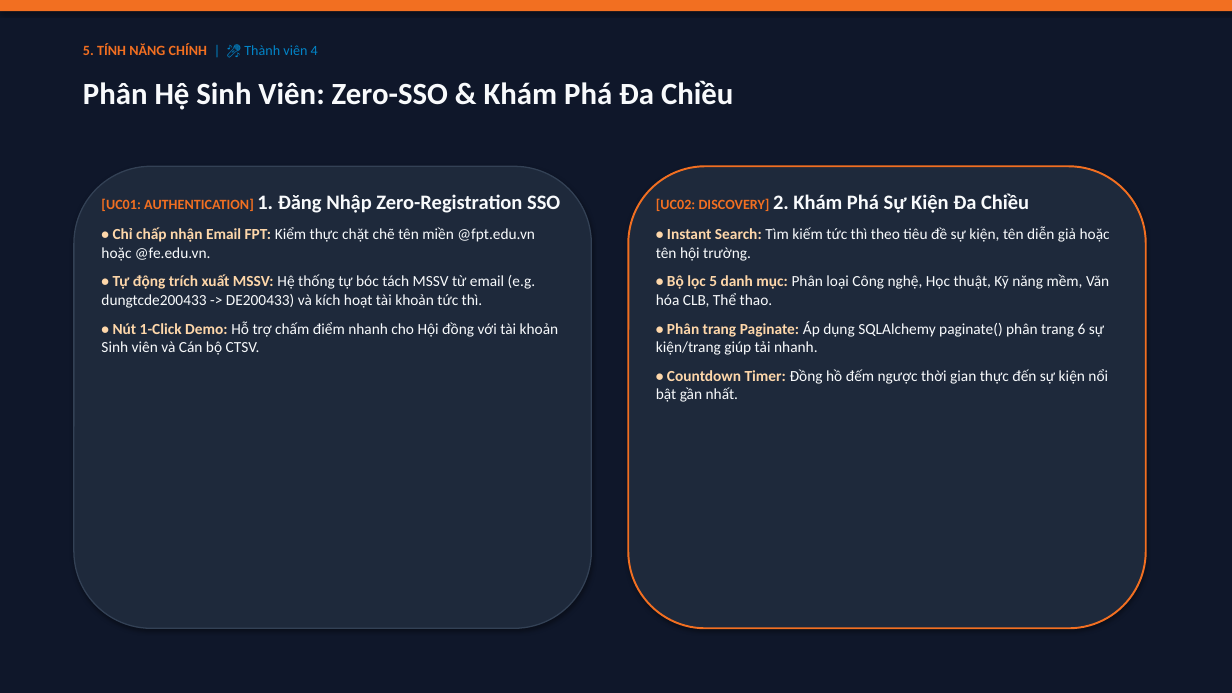
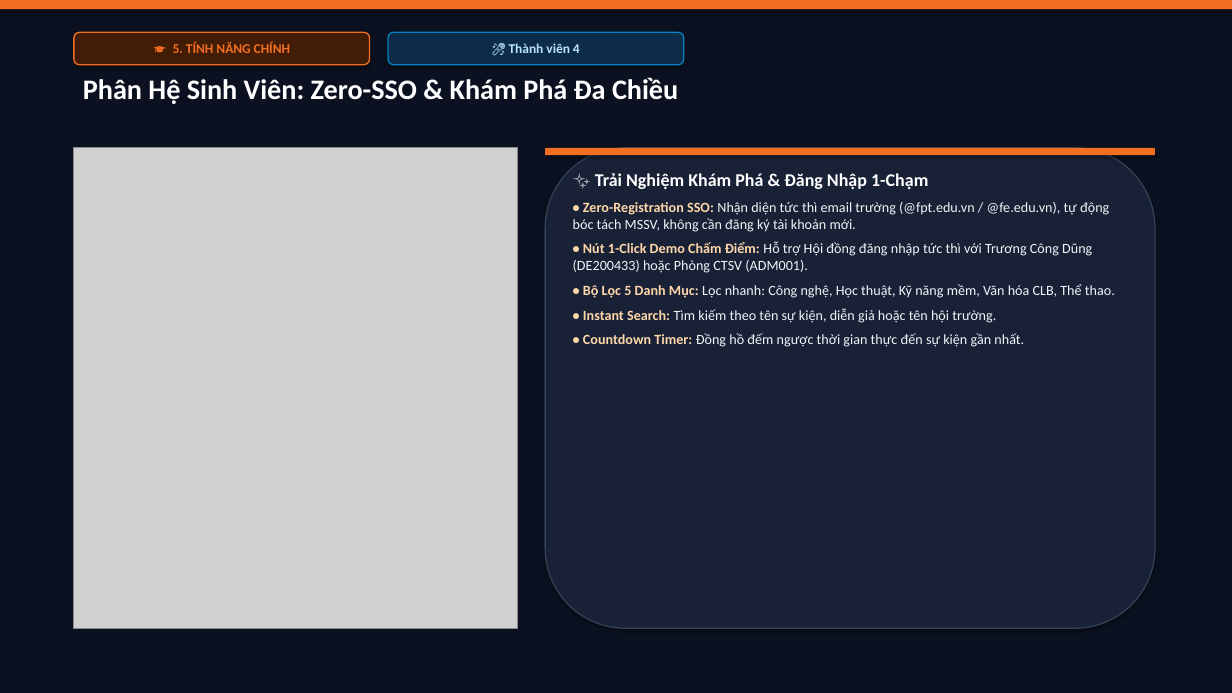
Before and after one commit to CongDung0506/FPTU-EventHub, a slide deck: slide 18 of SLIDE_THUYET_TRINH_FPTU_EVENTHUB.pptx. Drawn at 1232x693 pixels with LibreOffice and Linux fonts; fonts in the diff are those of the drawing; grey boxes stand for pictures. Boxes give left, top, right and bottom in pixels: in the first picture for what was removed or moved away, otherwise in the second. Text is boxed around its words. In the diff, an @@ line names an element or a change of style, - is before the commit and + after.

Commit message:
feat(slides): redesign presentation deck to Canva aesthetic with 26 high-impact slides, visual metric cards, embedded event photos, and battle boards

```diff
--- a/SLIDE_THUYET_TRINH_FPTU_EVENTHUB.pptx
+++ b/SLIDE_THUYET_TRINH_FPTU_EVENTHUB.pptx
@@ rectangle at box(0, 0, 1232, 693): fill #0F172A to #0B1120 @@
@@ rounded rectangle "🎓 5. TÍNH NĂNG CHÍNH": place and size @@
-rounded rectangle "🎓 5. TÍNH NĂNG CHÍNH" at box(83, 43, 318, 55)
+rounded rectangle "🎓 5. TÍNH NĂNG CHÍNH" at box(74, 32, 370, 65)
@@ rounded rectangle "🎓 5. TÍNH NĂNG CHÍNH" at box(74, 32, 370, 65): vertical alignment top to middle; fill none to #431C06; outline none to #F26F21 1 pt; shadow on @@
@@ text in rounded rectangle at box(173, 42, 290, 53): text changed; size 11 to 10.5 pt @@
-5. TÍNH NĂNG CHÍNH | 🎤 Thành viên 4
+🎓 5. TÍNH NĂNG CHÍNH
@@ rounded rectangle added at box(388, 32, 684, 65), fill #0C2C4A, outline #0284C7 1 pt, 10.5 pt, text #BAE6FD, bold @@
+🎤 Thành viên 4
@@ text "Phân Hệ Sinh Viên: Zero-SSO ..." at box(83, 77, 678, 104): size 24 to 22 pt, text colour #F8FAFC to #FFFFFF @@
@@ picture added at box(74, 148, 518, 628) @@
@@ rounded rectangle: place and size @@
-rounded rectangle at box(628, 166, 1146, 628)
+rounded rectangle at box(545, 148, 1155, 628)
@@ rounded rectangle at box(545, 148, 1155, 628): fill #1E293B to #182135; outline #F26F21 1.5 pt to #334155 1 pt @@
@@ rounded rectangle added at box(545, 148, 1155, 155), fill #F26F21 @@
@@ rounded rectangle removed at box(74, 166, 592, 628) @@
@@ text at box(573, 173, 1115, 347): text changed; size 12 to 11 pt; text colour #F8FAFC to #F1F5F9 @@
-[UC02: DISCOVERY] 2. Khám Phá Sự Kiện Đa Chiều
-• Instant Search: Tìm kiếm tức thì theo tiêu đề sự kiện, tên diễn giả hoặc tên hội trường.
-• Bộ lọc 5 danh mục: Phân loại Công nghệ, Học thuật, Kỹ năng mềm, Văn hóa CLB, Thể thao.
-• Phân trang Paginate: Áp dụng SQLAlchemy paginate() phân trang 6 sự kiện/trang giúp tải nhanh.
-• Countdown Timer: Đồng hồ đếm ngược thời gian thực đến sự kiện nổi bật gần nhất.
+✨ Trải Nghiệm Khám Phá & Đăng Nhập 1-Chạm
+• Zero-Registration SSO: Nhận diện tức thì email trường (@fpt.edu.vn / @fe.edu.vn), tự động bóc tách MSSV, không cần đăng ký tài khoản mới.
+• Nút 1-Click Demo Chấm Điểm: Hỗ trợ Hội đồng đăng nhập tức thì với Trương Công Dũng (DE200433) hoặc Phòng CTSV (ADM001).
+• Bộ Lọc 5 Danh Mục: Lọc nhanh: Công nghệ, Học thuật, Kỹ năng mềm, Văn hóa CLB, Thể thao.
+• Instant Search: Tìm kiếm theo tên sự kiện, diễn giả hoặc tên hội trường.
+• Countdown Timer: Đồng hồ đếm ngược thời gian thực đến sự kiện gần nhất.
@@ text removed at box(101, 194, 560, 355) @@
-[UC01: AUTHENTICATION] 1. Đăng Nhập Zero-Registration SSO
-• Chỉ chấp nhận Email FPT: Kiểm thực chặt chẽ tên miền @fpt.edu.vn hoặc @fe.edu.vn.
-• Tự động trích xuất MSSV: Hệ thống tự bóc tách MSSV từ email (e.g. dungtcde200433 -> DE200433) và kích hoạt tài khoản tức thì.
-• Nút 1-Click Demo: Hỗ trợ chấm điểm nhanh cho Hội đồng với tài khoản Sinh viên và Cán bộ CTSV.
```
Also in this commit, not shown: 23 other slides changed, 2 slides added, 2 slides removed, 2 other files.
